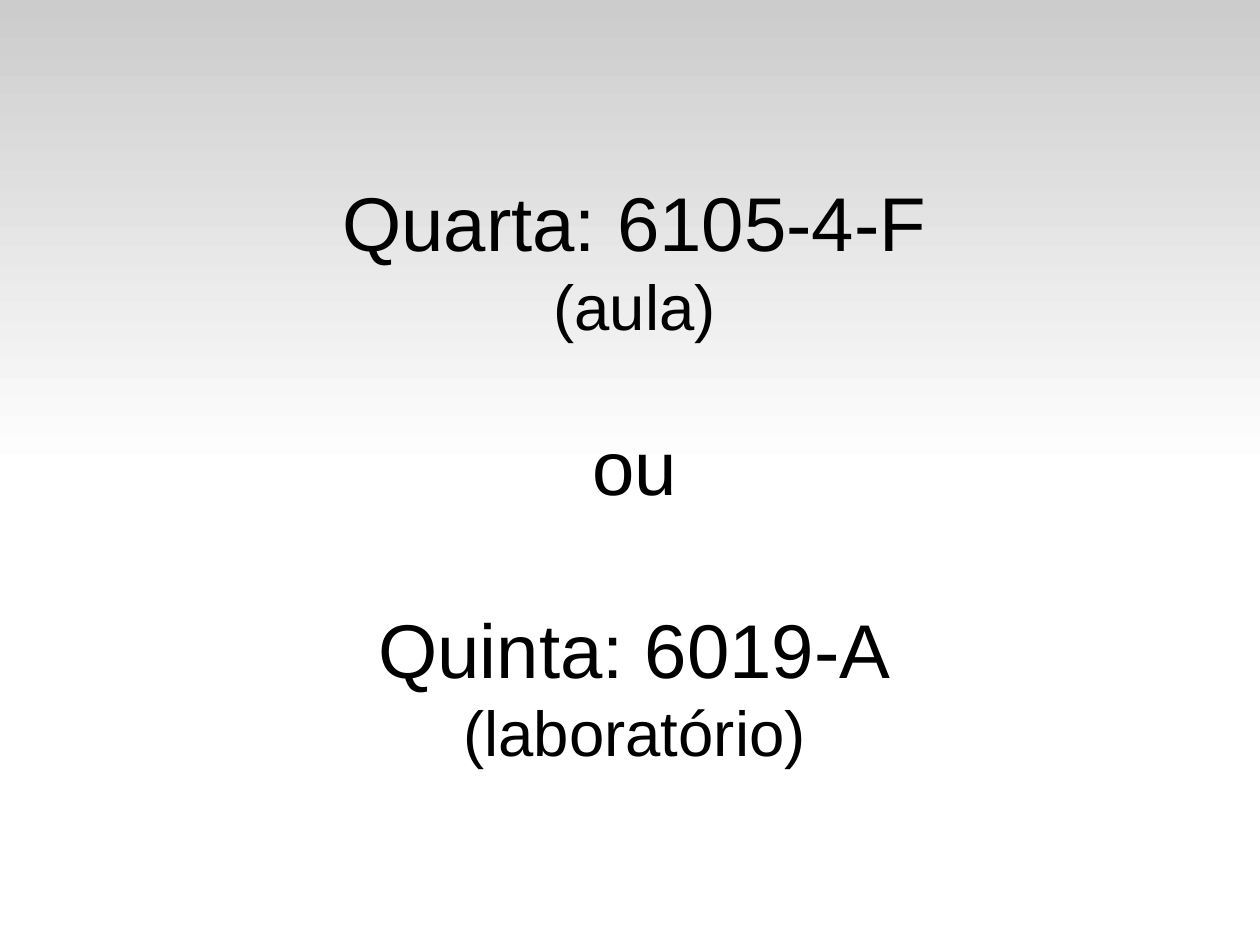
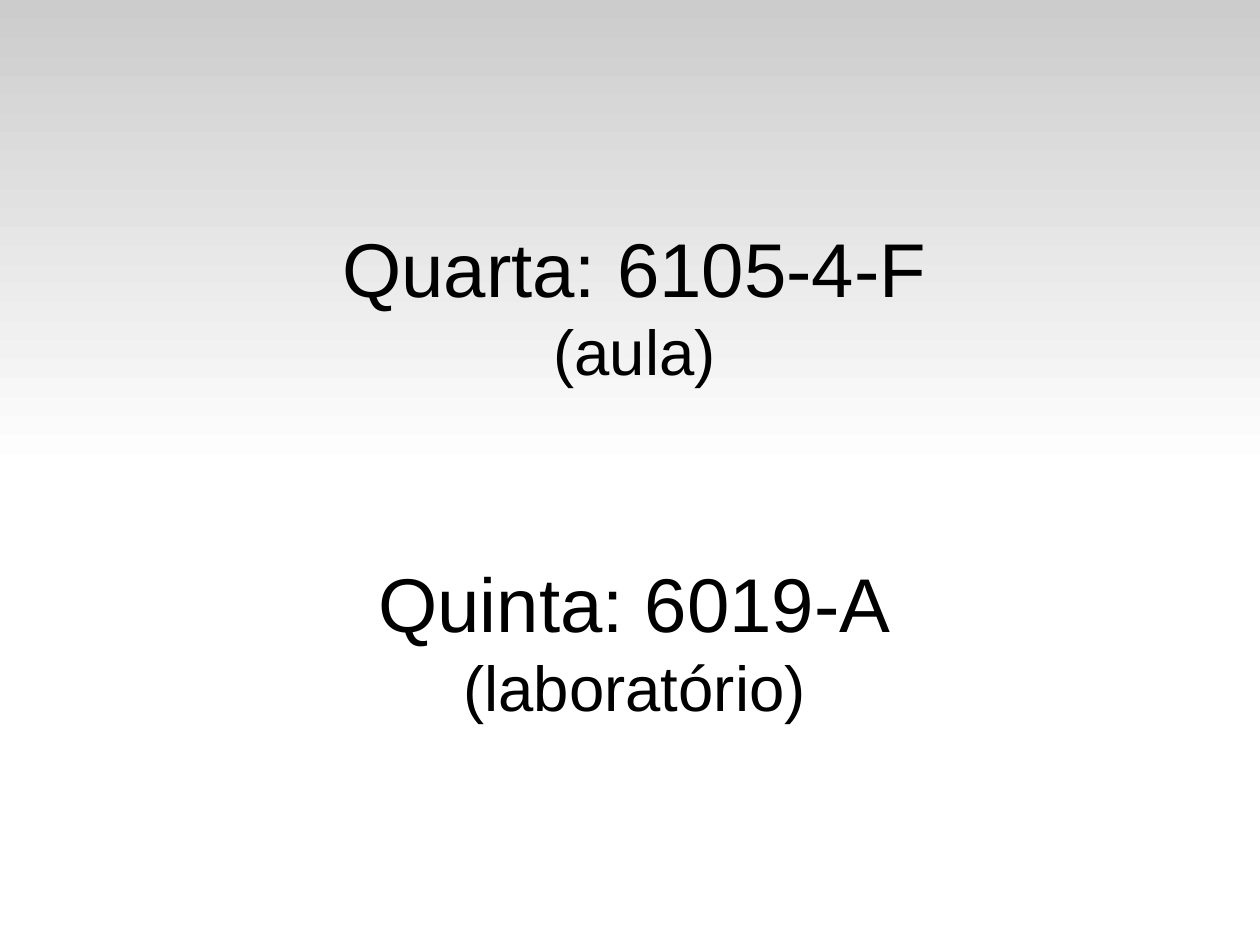
Before and after one commit to fsantanna-uerj/IPD, a slide deck: slide 2 of slides/ipd-00.odp. Drawn at 1260x945 pixels with LibreOffice and Linux fonts; fonts in the diff are those of the drawing. Boxes give left, top, right and bottom in pixels: in the first picture for what was removed or moved away, otherwise in the second. Text is boxed around its words. In the diff, an @@ line names an element or a change of style, - is before the commit and + after.

```diff
--- a/slides/ipd-00.odp
+++ b/slides/ipd-00.odp
@@ subtitle at [592,454,677,496]: paragraph removed @@
-ou
```
Also in this commit, not shown: 1 other slide changed, 4 other files.
